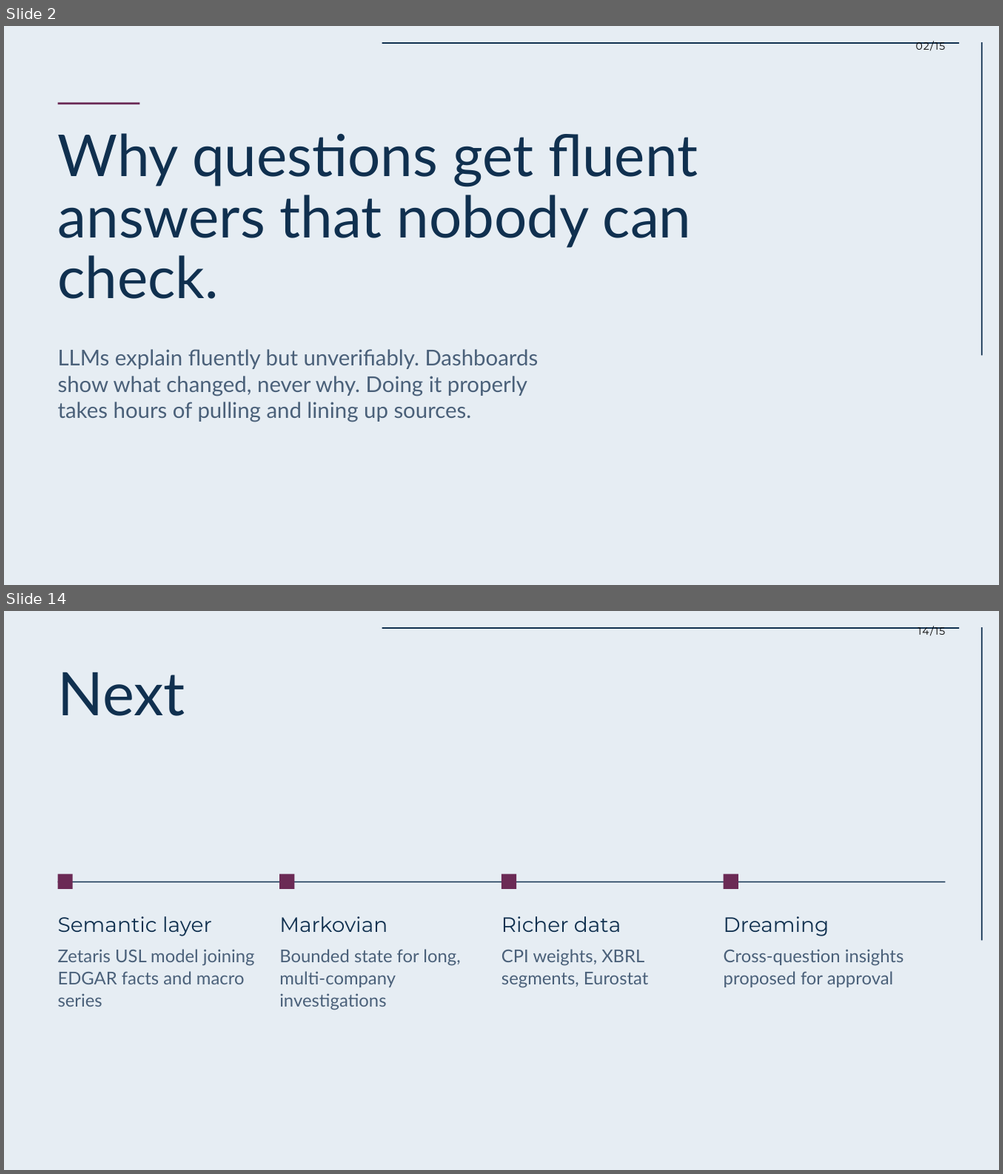
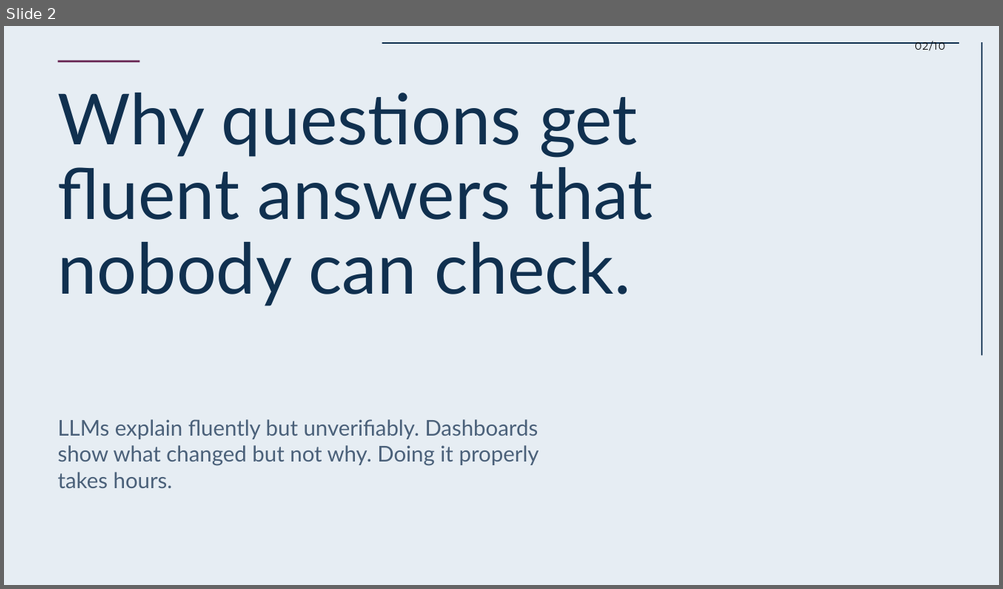
Before and after one commit to OlsOls4/because, a slide deck: docs/deck/Because-deck.pptx. Shown one above the other, each under a label of ours: slides 2 and 14 before the commit, slide 2 after it; the slides between them are not shown. The pictures are 1003x1174 and 1003x589 pixels, drawn with LibreOffice and Linux fonts; fonts in the diff are those of the drawing. Boxes give left, top, right and bottom in pixels: in the first picture for what was removed or moved away, otherwise in the second. Text is boxed around its words. In the diff, an @@ line names an element or a change of style, - is before the commit and + after.

Commit message:
Deck v2 (10 slides): user story, live Zetaris run 39949595787, federated JOIN finding, eval incl. failures, NIM, live-site screenshots; README screenshot

```diff
--- a/docs/deck/Because-deck.pptx
+++ b/docs/deck/Because-deck.pptx
@@ slide 14 removed at bbox=[4, 611, 999, 1170], background #E6EDF3 @@
@@ rectangle removed at bbox=[382, 627, 959, 629] @@
@@ text removed at bbox=[917, 627, 945, 635] @@
-14/15
@@ rectangle removed at bbox=[981, 627, 982, 941] @@
@@ text removed at bbox=[58, 672, 185, 716] @@
-Next
@@ rectangle removed at bbox=[58, 874, 73, 889] @@
@@ rectangle removed at bbox=[279, 874, 294, 889] @@
@@ rectangle removed at bbox=[502, 874, 517, 889] @@
@@ rectangle removed at bbox=[723, 874, 738, 889] @@
@@ rectangle removed at bbox=[58, 882, 945, 883] @@
@@ text removed at bbox=[58, 917, 212, 937] @@
-Semantic layer
@@ text removed at bbox=[279, 917, 387, 932] @@
-Markovian
@@ text removed at bbox=[501, 917, 620, 932] @@
-Richer data
@@ text removed at bbox=[723, 917, 829, 937] @@
-Dreaming
@@ text removed at bbox=[58, 949, 255, 1007] @@
-Zetaris USL model joining EDGAR facts and macro series
@@ text removed at bbox=[279, 949, 460, 1011] @@
-Bounded state for long, multi-company investigations
@@ text removed at bbox=[501, 949, 648, 988] @@
-CPI weights, XBRL segments, Eurostat
@@ text removed at bbox=[723, 949, 903, 988] @@
-Cross-question insights proposed for approval
@@ slide 2 changed as well @@
@@ text at bbox=[914, 42, 945, 51]: text changed @@
-02/15
+02/10
@@ rectangle: place and size @@
-rectangle at bbox=[58, 103, 140, 105]
+rectangle at bbox=[58, 60, 140, 62]
@@ text "Why questions get fluent answers ...": place and size @@
-text "Why questions get fluent answers ..." at bbox=[58, 133, 697, 299]
+text "Why questions get fluent answers ..." at bbox=[58, 93, 653, 306]
@@ text "Why questions get fluent answers ..." at bbox=[58, 93, 653, 306]: size 55.8 to 68 pt @@
@@ text at bbox=[58, 420, 539, 488]: text changed @@
-LLMs explain fluently but unverifiably. Dashboards show what changed, never why. Doing it properly takes hours of pulling and lining up sources.
+LLMs explain fluently but unverifiably. Dashboards show what changed but not why. Doing it properly takes hours.
```
Also in this commit, not shown: 2 other slides changed, 7 slides added, 11 other slides removed, 4 other files.
